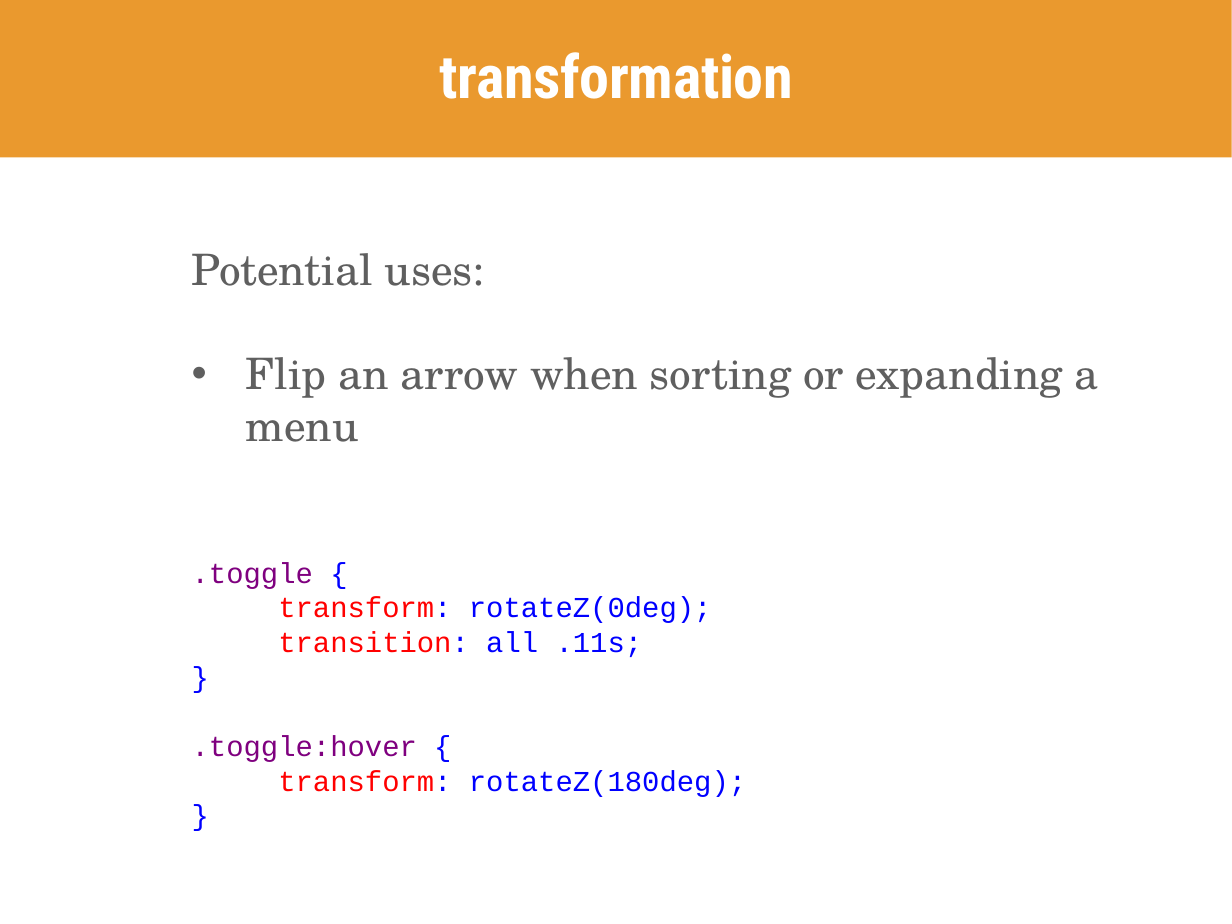
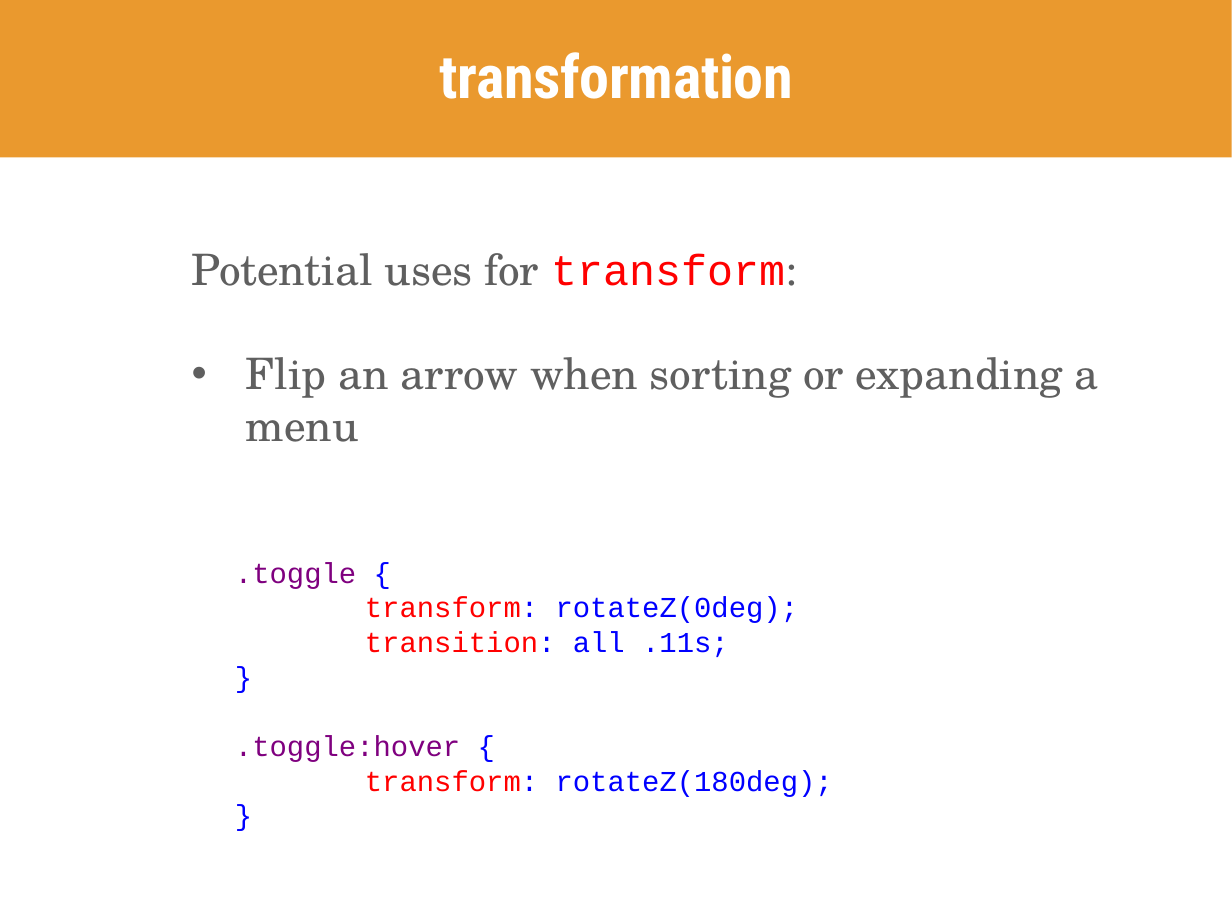
Before and after one commit to skornfeld/svc-class-jan-2018, a slide deck: slide 57 of slides/week-5.pptx (slide 53 before the commit). Drawn at 1232x924 pixels with LibreOffice and Linux fonts; fonts in the diff are those of the drawing. Boxes give left, top, right and bottom in pixels: in the first picture for what was removed or moved away, otherwise in the second. Text is boxed around its words. In the diff, an @@ line names an element or a change of style, - is before the commit and + after.

```diff
--- a/slides/week-5.pptx
+++ b/slides/week-5.pptx
@@ text at (192,253,797,286): text changed @@
-Potential uses:
+Potential uses for transform:
@@ text at (235,562,833,797): list level 1 to 2 in ".toggle {"; list level 1 to 3 in "transform: rotateZ(0deg);"; list level 1 to 3 in "transition: all .11s;"; list level 1 to 2 in "}"; list level 1 to 2 in ".toggle:hover {"; list level 1 to 3 in "transform: rotateZ(180deg);" @@
```
Also in this commit, not shown: 9 other slides changed, 9 slides added, 3 slides removed, 2 other files.
